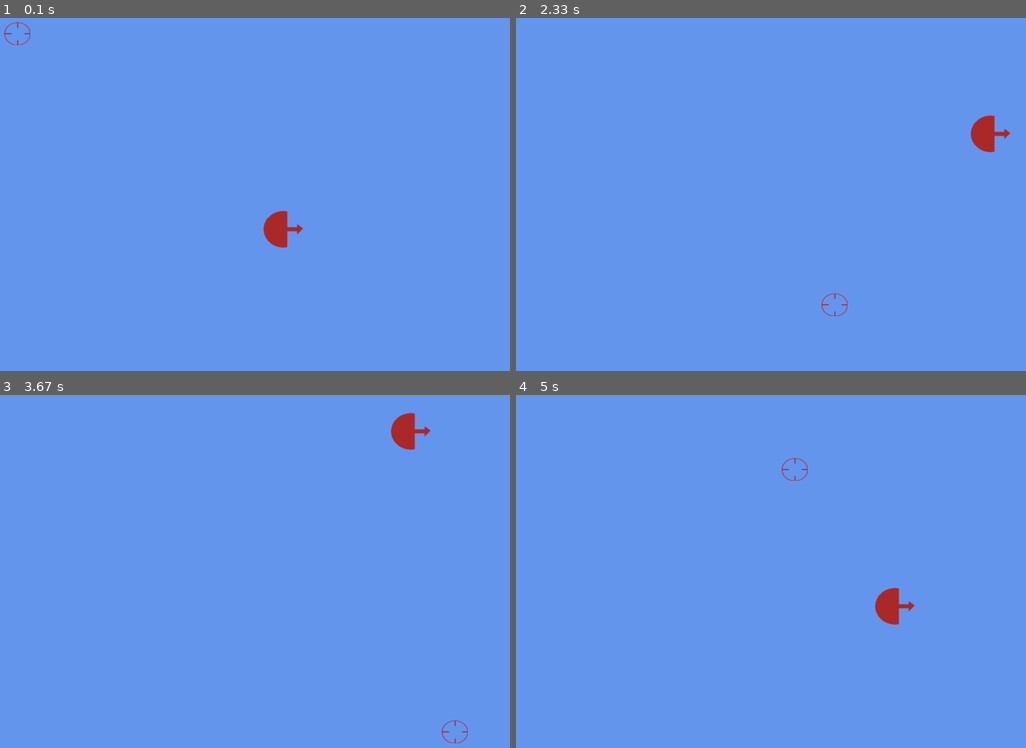
Above: before the commit, frames 1-4 (two rows, left to right).
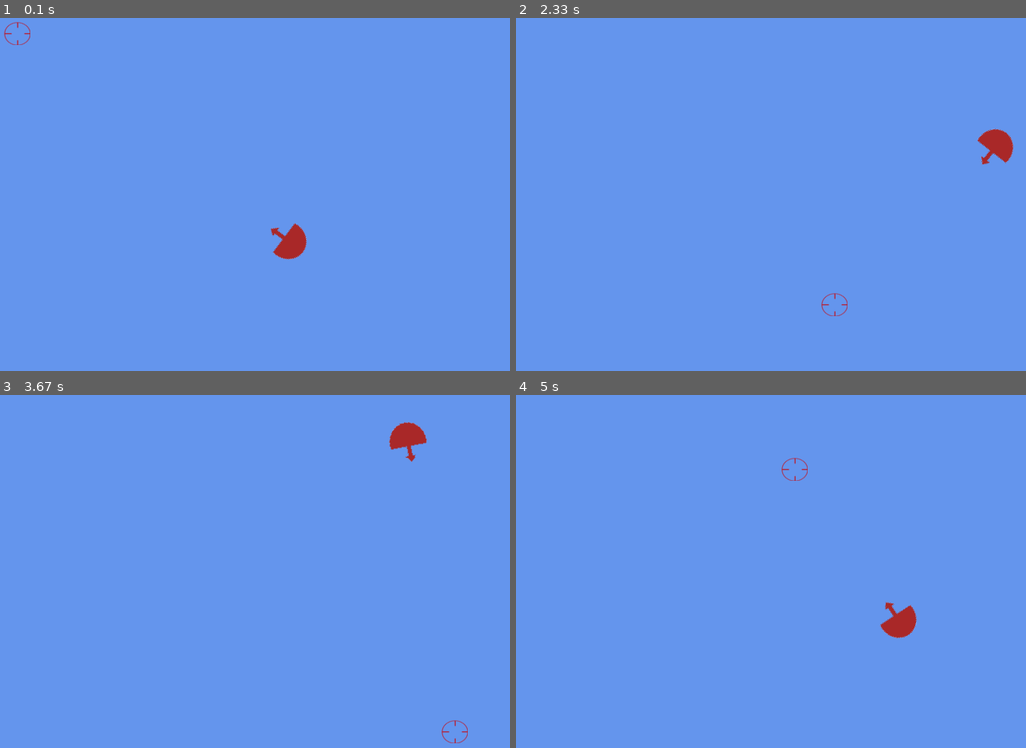
Above: after the commit, the same moments.

Repository: Exodus111/Infinite-Adventure
Game: pygame game, started from Infinite_Adventure.py
The game is run twice, just before and just after one commit, with the same random seed, the same clock (stepped at 60 frames per second) and the same inputs.
Inputs (mouse positions are in pixels of both pictures, inside the frame that each line leads up to):
- Up to frame 1 (0.1 s): no input
- Up to frame 2 (2.33 s): hold D 0.33-0.8 s; move the mouse to (750, 226) at 0.37 s; hold W 0.83-1.13 s; move the mouse to (934, 198) at 0.87 s; hold D 1.17-1.63 s; move the mouse to (771, 233) at 1.2 s; hold A 1.67-2.2 s; move the mouse to (648, 212) at 1.7 s; hold S from 2.23 s (still down); move the mouse to (822, 293) at 2.27 s
- Up to frame 3 (3.67 s): release S at 2.53 s; hold A 2.57-2.97 s; move the mouse to (96, 673) at 2.6 s; hold W 3-3.37 s; move the mouse to (331, 451) at 3.03 s; hold D from 3.4 s (still down); move the mouse to (443, 719) at 3.43 s
- Up to frame 4 (5 s): release D at 4.03 s; hold S 4.07-4.43 s; move the mouse to (832, 620) at 4.1 s; hold A 4.47-4.93 s; move the mouse to (781, 458) at 4.5 s; hold D from 4.97 s (still down)

The runs differ from the first frame. In frame 1, 0.7% of the frame differs, in the area x 51-61%, y 54-69%; in frame 2, 0.6%; in frame 3, 0.4%; in frame 4, 0.7%, in the area x 70-79%, y 54-69%.

Commit message:
Fixed the rotation of the playersprite to always face the mouse cursor.

Diff:
--- a/Infinite_Adventure.py
+++ b/Infinite_Adventure.py
@@ -4,7 +4,7 @@
 @author: aurelio
 '''
 # Importing dependencies:
-import pygame
+import pygame, math
 from pygame.locals import *
 
 # Setting up the screen
@@ -29,13 +29,16 @@
         self.moveleft = False
         self.moveright = False
         self.clock = pygame.time.Clock()
+        self.rotangle = 0
 
         self.quit = False
 
     def update(self):
 # This function is called in the gameloop, and so I use it to run code.
+# This updates the position of the mouse image.
+        (self.mx, self.my) = pygame.mouse.get_pos()
 
-        (self.mx, self.my) = pygame.mouse.get_pos()
+# This updates the movement of the player sprite
         if self.moveup == True:
             self.ky -= 10
         if self.movedown == True:
@@ -45,12 +48,22 @@
         if self.moveright == True:
             self.kx += 10
 
+# This updates the rotation of the playersprite towards the mouse
+        mouse_x, mouse_y = self.mx, self.my
+        player_x, player_y = self.kx, self.ky
+        angle = math.atan2(player_x-mouse_x, player_y-mouse_y)
+        angle = angle * (180/ math.pi)
+        angle = (angle) % 360
+
+        self.rotangle = angle + 90
+        self.player = pygame.transform.rotate(self.player_image, self.rotangle)
+
     def draw(self):
 # This is the actual graphics, code must be added after the fill line.
 
         self.screen.fill(color_blue)
         self.screen.blit(self.mouse_image, (self.mx,self.my))
-        self.screen.blit(self.player_image, (self.kx, self.ky))
+        self.screen.blit(self.player, (self.kx, self.ky))
 
         pygame.display.flip()
 
